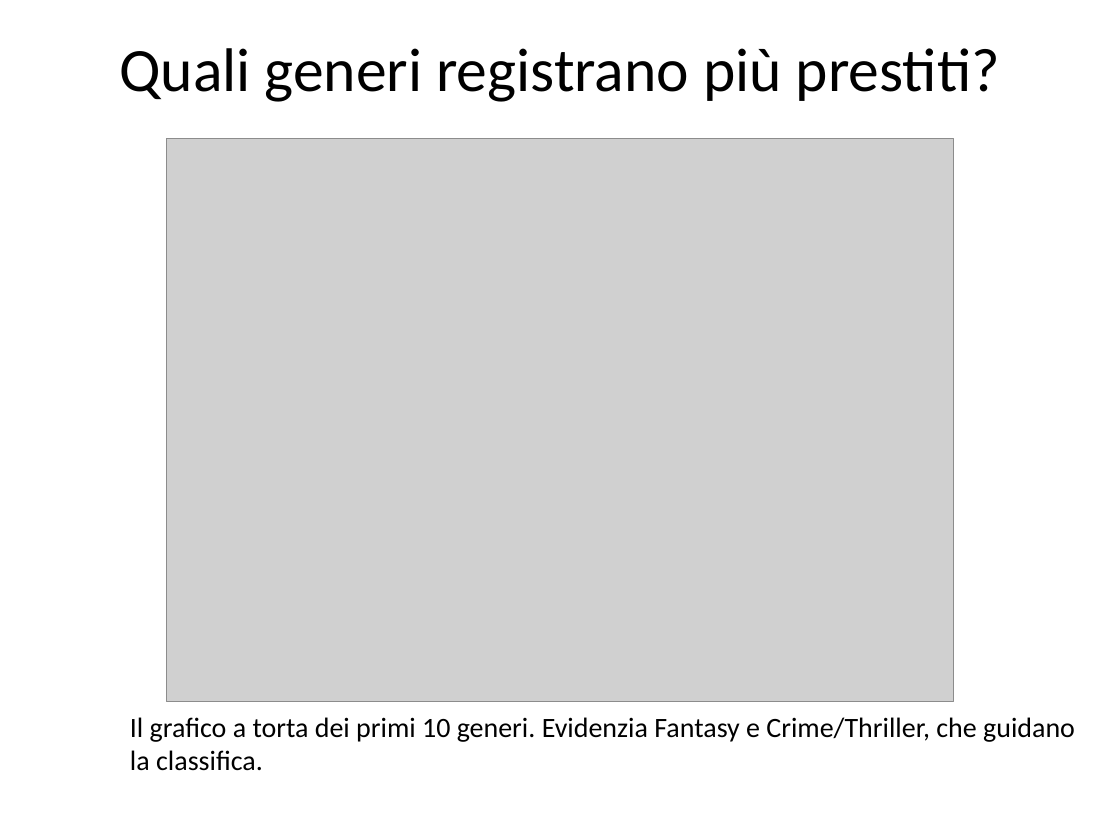
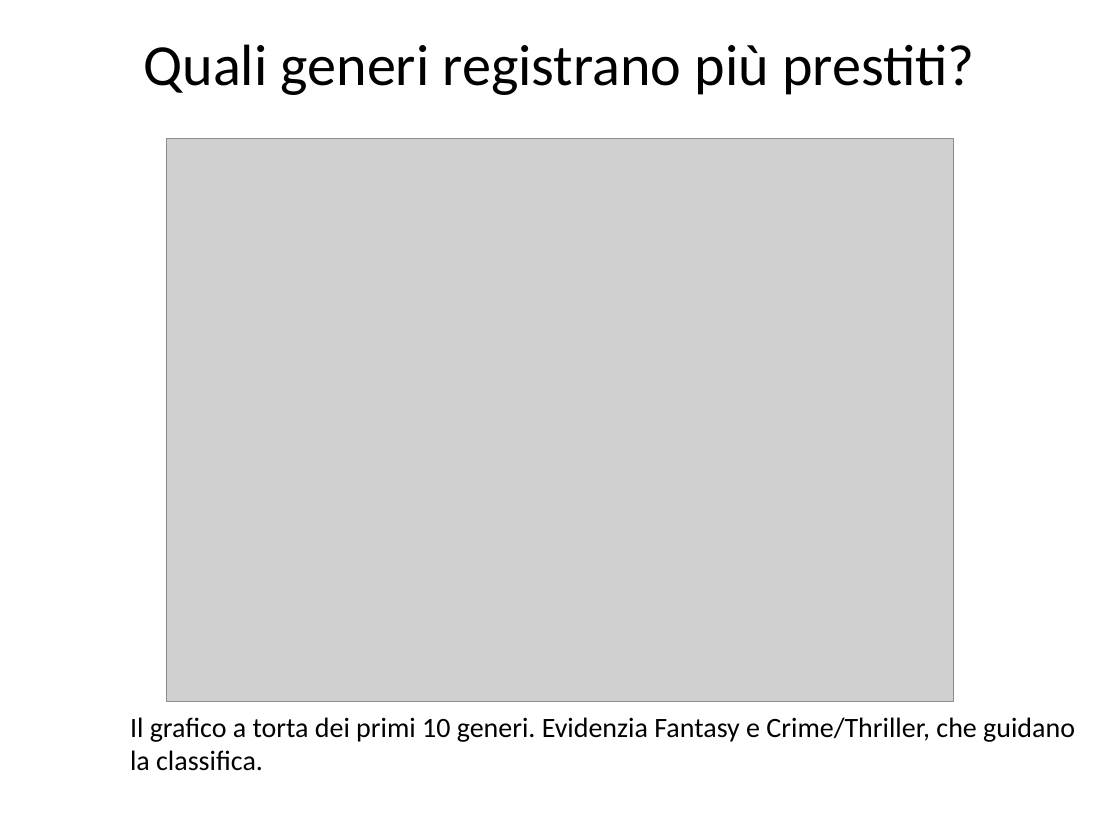
Before and after one commit to FraGra10/Gruppo_Finale_Test-, a slide deck: slide 8 of Presentazione standard1.pptx. Drawn at 1120x840 pixels with LibreOffice and Linux fonts; fonts in the diff are those of the drawing; grey boxes stand for pictures. Boxes give left, top, right and bottom in pixels: in the first picture for what was removed or moved away, otherwise in the second. Text is boxed around its words. In the diff, an @@ line names an element or a change of style, - is before the commit and + after.

```diff
--- a/Presentazione standard1.pptx
+++ b/Presentazione standard1.pptx
@@ title "Quali generi registrano più prestiti?" at (143,44,975,95): size 39.6 to 37.4 pt; line spacing 1 to 0.8 @@
```
Also in this commit, not shown: 9 other slides changed, 1 other file.
